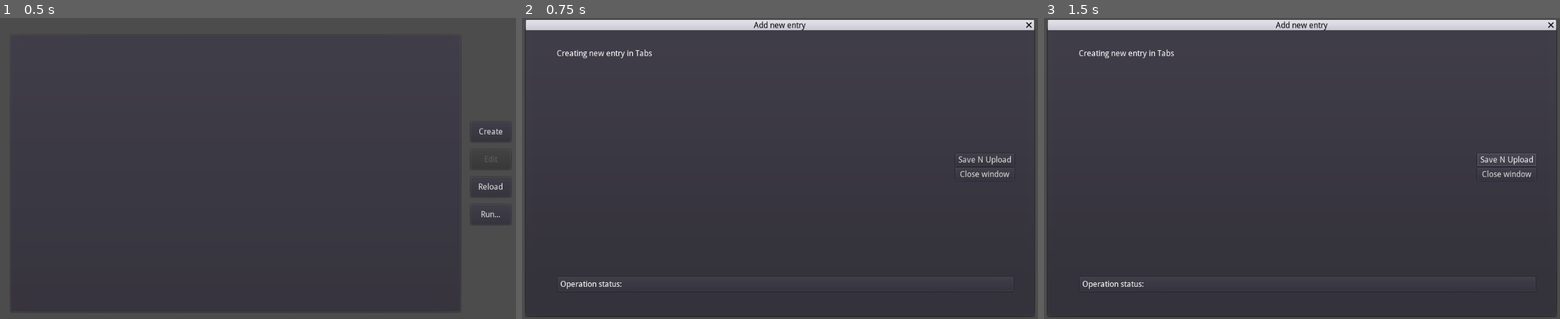
Above: before the commit, frames 1-3 (left to right).
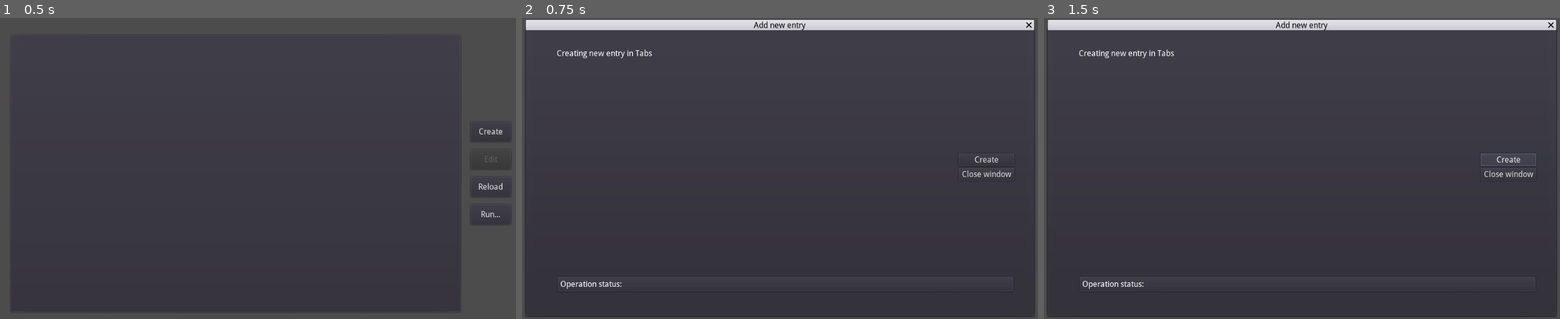
Above: after the commit, the same moments.

Repository: fagirton/MyGodotSQL-Viewer
Game: Godot game, scene res://TableWindow.tscn
The game is run twice, just before and just after one commit, with the same random seed, the same clock (stepped at 60 frames per second) and the same inputs. This scene is started directly instead of the project's main scene.
Inputs:
- Up to frame 1 (0.5 s): no input
- Up to frame 2 (0.75 s): click "Create" at 0.5 s
- Up to frame 3 (1.5 s): click "Save N Upload" (after the commit: "Create") at 1.25 s

Frame 1 is identical in both runs. In frame 2, 0.2% of the frame differs, in the area x 84-95%, y 45-53%; in frame 3, 0.3%.
Error in both runs: Invalid get index '0' (on base: 'Nil'). (res://TableTab.gd:39)

Commit message:
Update and Create works

Diff:
--- a/EditCreateWindow.gd
+++ b/EditCreateWindow.gd
@@ -19,18 +19,20 @@
 	oldValues = values
 	var editCont = load("res://EditContainer.tscn")
 	# Let's assume keys and values have same length
-	for i in values.size():
+	for i in keys.size():
 		var node = editCont.instance()
 		node.get_node("Label").text = keys[i] + " (" + types[i] +")"
-		if str(values[i]) != "Null" and !isCreateMode:
+		if !isCreateMode and str(values[i]) != "Null":
 			node.get_node("LineEdit").text = str(values[i])
 		fieldsCont.add_child(node)
 	if isCreateMode:
 		$MarginContainer/VBoxContainer/Label.text = "Creating new entry in " + tableName
 		self.window_title = "Add new entry"
+		self.find_node("Save Button").text = "Create"
 	else:
 		$MarginContainer/VBoxContainer/Label.text = "Editing entry in " + tableName
 		self.window_title = "Edit existing entry"
+		self.find_node("Save Button").text = "Update"
 
 func _on_WindowDialog_popup_hide():
 	$"MarginContainer/VBoxContainer/Status Container/Label".text = "Operation status:"
@@ -43,7 +45,7 @@
 func _on_Save_Button_pressed():
 	newValues = []
 	for i in fieldsCont.get_children():
-		newValues.append(i.get_node("LineEdit").text)
+		newValues.append(str2var(i.get_node("LineEdit").text))
 	if oldValues.hash() != newValues.hash():
 		if $MarginContainer/VBoxContainer/Label.text[0] == "C":
 			emit_signal("createEntry", gkeys, newValues)
--- a/EditCreateWindow.tscn
+++ b/EditCreateWindow.tscn
@@ -36,25 +36,25 @@
 size_flags_vertical = 3
 
 [node name="FieldsContainer" type="VBoxContainer" parent="MarginContainer/VBoxContainer/HBoxContainer"]
-margin_right = 803.0
+margin_right = 810.0
 margin_bottom = 444.0
 size_flags_horizontal = 3
 
 [node name="VBoxContainer2" type="VBoxContainer" parent="MarginContainer/VBoxContainer/HBoxContainer"]
-margin_left = 807.0
+margin_left = 814.0
 margin_right = 924.0
 margin_bottom = 444.0
 alignment = 1
 
 [node name="Save Button" type="Button" parent="MarginContainer/VBoxContainer/HBoxContainer/VBoxContainer2"]
 margin_top = 195.0
-margin_right = 117.0
+margin_right = 110.0
 margin_bottom = 220.0
-text = "Save N Upload"
+text = "Update"
 
 [node name="Close Window" type="Button" parent="MarginContainer/VBoxContainer/HBoxContainer/VBoxContainer2"]
 margin_top = 224.0
-margin_right = 117.0
+margin_right = 110.0
 margin_bottom = 249.0
 text = "Close window"
 
--- a/MySql.gd
+++ b/MySql.gd
@@ -1,24 +1,21 @@
 extends HTTPRequest
 
-var url = "http://localhost:3000"
+var url = "http://localhost:3000" # Используемый URL Nest сервера
 
-func _ready():
-	pass # Replace with function body.
-
-func checkError(response_code, body):
+func checkError(response_code, body): # Функция возвращающая ошибки HTTP-запроса при их наличии
 	if response_code == 400:
 		var json = JSON.parse(body.get_string_from_utf8())
 		return json.result["error"]
 	else:
 		return null
 
-func getProcedures():
+func getProcedures(): # Функция, получающая процедуры из базы данных
 	self.queryRun(["SHOW PROCEDURE STATUS WHERE db = DATABASE()"])
 
-func getProcedureParams(name):
+func getProcedureParams(name): # Функция, получающая параметры процедуры из базы данных по её названию
 	self.queryRun(['SELECT PARAMETER_NAME, DATA_TYPE, PARAMETER_MODE FROM INFORMATION_SCHEMA.PARAMETERS WHERE SPECIFIC_NAME="' + name + '"'])
 
-func runProcedure(name: String, paramsIn: Array, paramsOut: Array):
+func runProcedure(name: String, paramsIn: Array, paramsOut: Array): # Функция для запуска процедуры
 	var paramsInString = ""
 	var paramsOutString = ""
 	for i in paramsIn:
@@ -29,23 +26,24 @@
 	print(["CALL " + name + "(" + paramsInString + paramsOutString + ");", "SELECT " + paramsOutString + ";"])
 	self.queryRun(["CALL " + name + "(" + paramsInString + paramsOutString + ");", "SELECT " + paramsOutString + ";"])
 
-func getTables():
+func getTables(): # Функция для получения таблиц
 	self.queryRun(["show full tables where Table_Type = 'BASE TABLE'"])
 
-func getViews():
+func getViews(): # Функция для получения представлений
 	self.queryRun(["show full tables where Table_Type = 'VIEW'"])
 
-func selectTable(tableName):
+func selectTable(tableName): # Функция для получения содержимого таблицы
 	self.queryRun(["SELECT * FROM " + tableName])
 
-func tableSpecs(tableName):
+func tableSpecs(tableName): # Функция для получения состава таблицы: поля и типы данных
 	self.queryRun(["DESCRIBE " + tableName])
 
-func insertValues(tableName: String, object: Dictionary):
-	#self.queryRun()
-	print(["INSERT INTO " + tableName + "(" + var2str(object.keys()).trim_prefix("[ ").trim_suffix(" ]") + ") VALUES(" + var2str(object.values()).trim_prefix("[ ").trim_suffix(" ]") + ")"])
+func insertValues(tableName: String, object: Dictionary): # Функция для вставки значений в таблицу
+	print(arrToCount(object.keys(), "`"))
+	print(arrToCount(object.values(), "'"))
+	self.queryRun(["INSERT INTO " + tableName + "(" + arrToCount(object.keys(), "`") + ") VALUES(" + arrToCount(object.values(), "'") + ")"])
 
-func updateValues(tableName: String, object: Dictionary, oldObject: Dictionary):
+func updateValues(tableName: String, object: Dictionary, oldObject: Dictionary): # Функция обновления значений в таблице
 	var set = ""
 	var where = ""
 	for i in object.keys():
@@ -53,22 +51,33 @@
 		if typeof(oldObject[i]) == TYPE_INT or typeof(oldObject[i]) == TYPE_REAL or object[i] == "Null":
 			set = set + i + ' = ' + str(object[i]) + ', '
 		else:
-			set = set + i + ' = "' + str(object[i]) + '", '
+			set = set + i + " = '" + str(object[i]) + "', "
 
 	set.erase(set.length() - 2, 2)
 	for i in oldObject.keys():
 		print(typeof(oldObject[i]))
 		if typeof(oldObject[i]) == TYPE_INT or typeof(oldObject[i]) == TYPE_REAL or typeof(oldObject[i]) == TYPE_NIL:
-			where = where + i + ' = ' + str(oldObject[i]) + ', '
+			where = where + i + ' = ' + str(oldObject[i]) + ' and '
 		else:
-			where = where + i + ' = "' + str(oldObject[i]) + '", '
-	where.erase(where.length() - 2, 2)
-	print(["UPDATE " + tableName + " SET " + set + " WHERE " + where])
+			where = where + i + " = '" + str(oldObject[i]) + "' and "
+	where.erase(where.length() - 5, 5)
+	self.queryRun(["UPDATE " + tableName + " SET " + set + " WHERE " + where])
 
 
-func queryRun(texts: Array):
+func queryRun(texts: Array): # Функция для запуска SQL выражений
+	print(texts)
 	var text1 = {"queries": texts }
 	var json = JSON.print(text1)
 	print(json)
 	var headers = ["Content-Type: application/json"]
 	return request(url, headers, true, HTTPClient.METHOD_POST, json)
+
+func arrToCount(arr: Array, delimiter: String): # Функция, переводящая массив значений в строку с перечислением
+	var s = ""
+	for i in arr:
+		if typeof(i) == TYPE_STRING:
+			s += delimiter + i + delimiter + ", "
+		else:
+			s += str(i) + ", "
+	s.erase(s.length() - 2, 2)
+	return s
--- a/TableTab.gd
+++ b/TableTab.gd
@@ -86,6 +86,7 @@
 
 func _on_WindowDialog_createEntry(keys, newValues):
 	print(keys, newValues)
+	$HTTPRequest.insertValues(self.name, arrToDict(keys, newValues))
 
 func arrToDict(keys: Array, values: Array):
 	var dict: Dictionary
